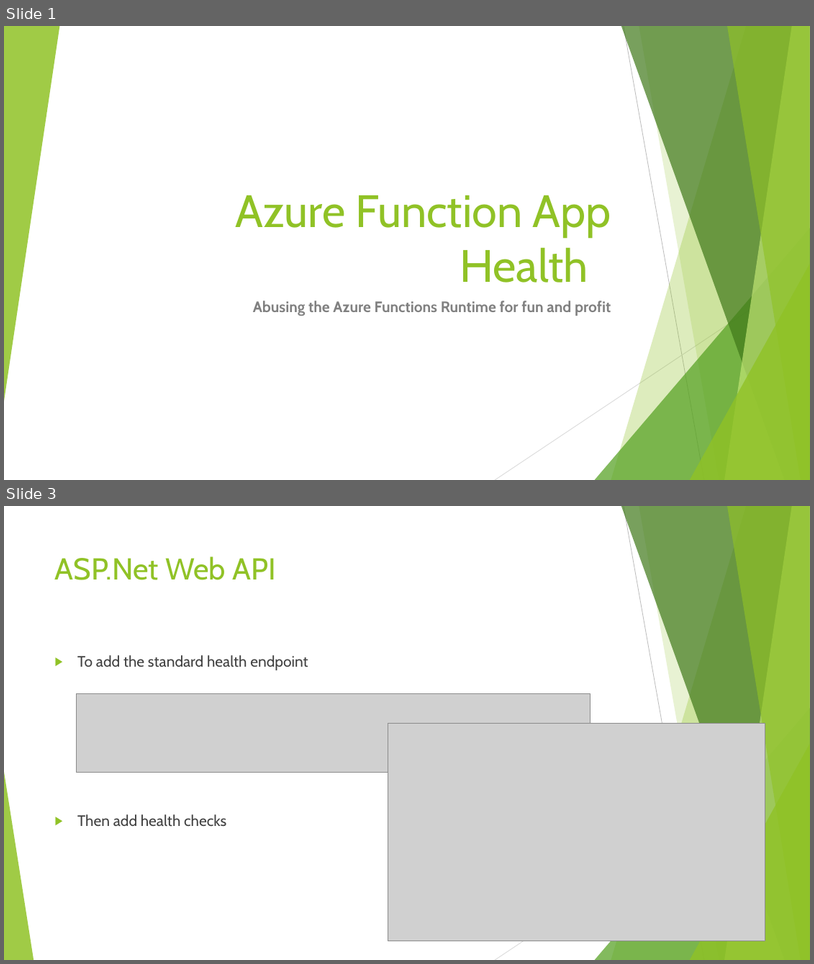
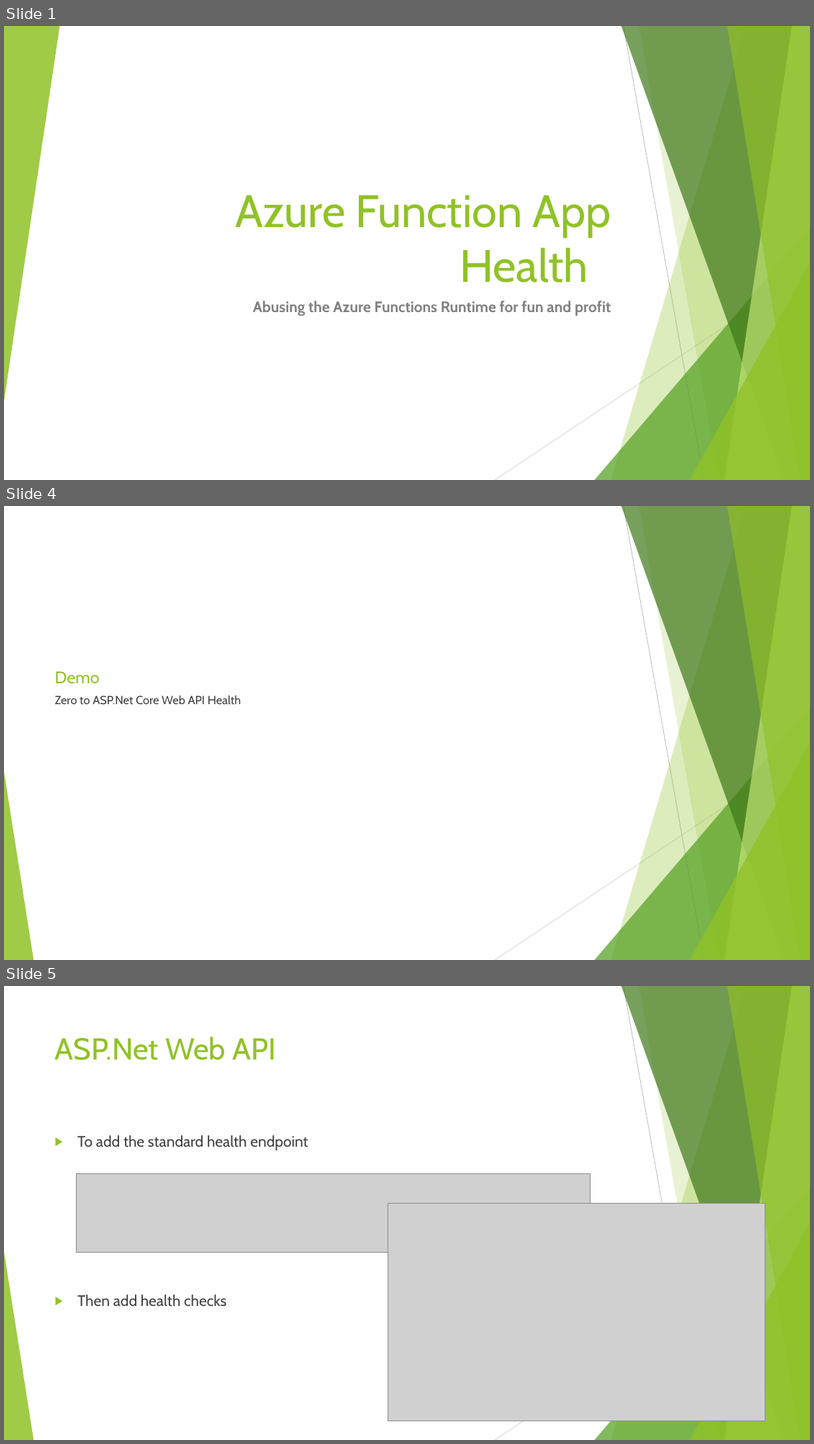
Before and after one commit to Rammesses/Azure.Functions.HealthEndpoints, a slide deck: Global Azure London - 2023-05-12.pptx. Shown one above the other, each under a label of ours: slides 1 and 3 before the commit, slides 1, 4 and 5 after it; the slides between them are not shown. The pictures are 814x964 and 814x1444 pixels, drawn with LibreOffice and Linux fonts; fonts in the diff are those of the drawing; grey boxes stand for pictures. Boxes give left, top, right and bottom in pixels: in the first picture for what was removed or moved away, otherwise in the second. Text is boxed around its words. In the diff, an @@ line names an element or a change of style, - is before the commit and + after.

```diff
--- a/Global Azure London - 2023-05-12.pptx
+++ b/Global Azure London - 2023-05-12.pptx
@@ slide 4 added at [4,506,810,960], background #FFFFFF; not listed: 10 template elements that a slide beside it also shows @@
@@ title added at [55,671,100,683], 20 pt, text #90C226 @@
+Demo
@@ text added at [55,695,241,704], 14 pt, text #404040 @@
+Zero to ASP.Net Core Web API Health
@@ what was slide 3 is now slide 5 @@
```
Also in this commit, not shown: 2 slides changed, 6 other slides added.
